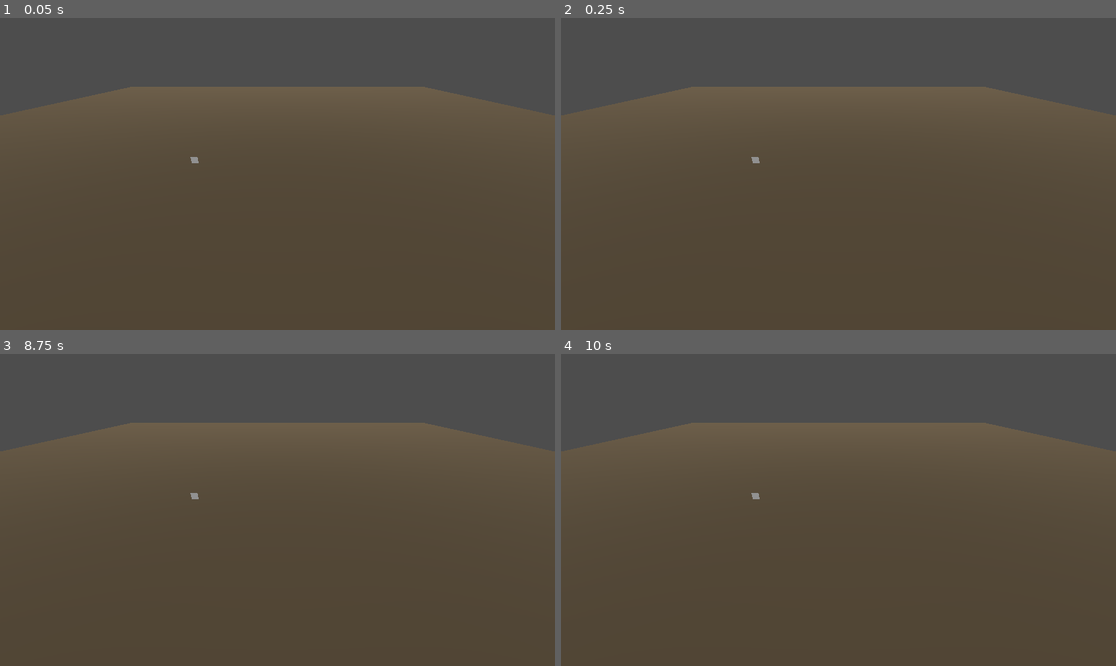
Above: before the commit, frames 1-4 (two rows, left to right).
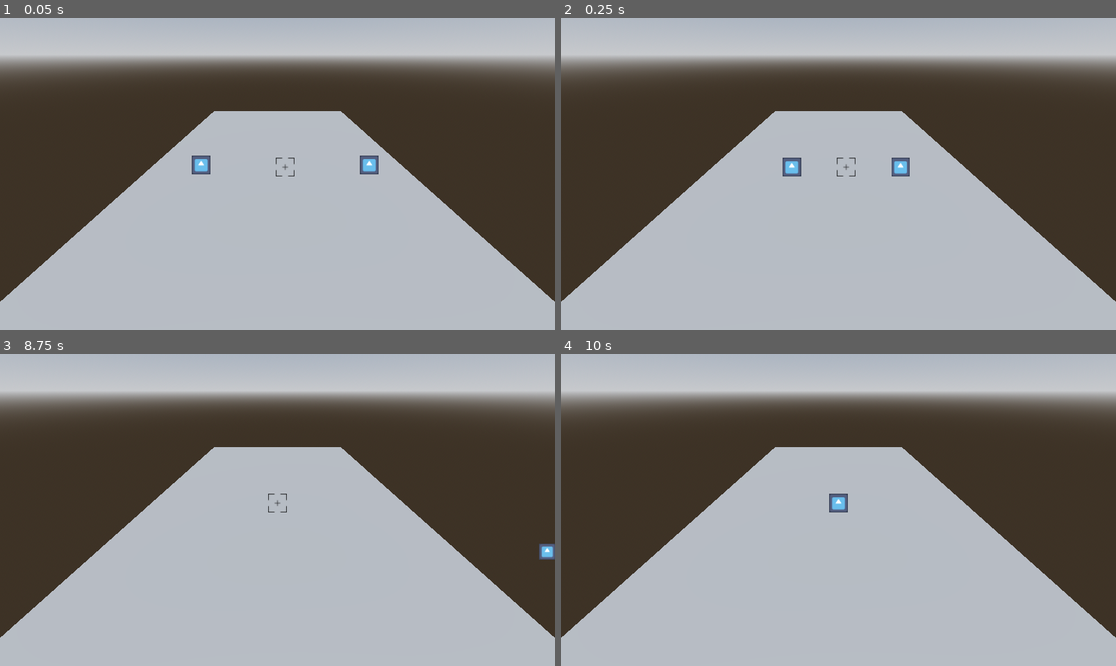
Above: after the commit, the same moments.

Repository: MaxiCabanas/Ludum55
Game: Godot game, scene res://Scenes/level.tscn
The game is run twice, just before and just after one commit, with the same random seed, the same clock (stepped at 60 frames per second) and the same inputs. The engine's default icon, where the game draws it, is replaced by a stand-in: a white triangle on a blue panel in a dark square.
Inputs:
- Up to frame 1 (0.05 s): no input
- Up to frame 2 (0.25 s): no input
- Up to frame 3 (8.75 s): tap Enter (ui_accept) at 0.5, 0.77, 0.8, 1.07, 1.35, 1.52, 1.82, 2, 2.3, 3.02, 3.32, 3.5, 3.6, 3.77, 4.07, 4.52, 4.82, 5.3, 5.75, 5.85, 6.02, 6.32, 6.77, 6.8, 7.07, 7.25, 7.52, 7.82, 8.1 s; hold D (Right, bound only after the commit) 0.53-1.28 s; tap Space (SpawnMinion, bound only after the commit) at 0.6, 1.55, 2.1, 2.85, 4.35, 5.1, 6.05, 6.6, 7.35 s; hold S (Down, bound only after the commit) 1.28-2.03 s; hold D (Right, bound only after the commit) 2.03-2.78 s; hold W (Up, bound only after the commit) 2.78-3.53 s; hold A (Left, bound only after the commit) 3.53-5.03 s; hold S (Down, bound only after the commit) 5.03-5.78 s; hold D (Right, bound only after the commit) 5.78-6.53 s; hold W (Up, bound only after the commit) 6.53-7.28 s; hold D (Right, bound only after the commit) 7.28-8.03 s; hold S (Down, bound only after the commit) from 8.03 s (still down)
- Up to frame 4 (10 s): release S (Down, bound only after the commit) at 8.78 s; hold A (Left, bound only after the commit) 8.78-9.53 s; tap Space (SpawnMinion, bound only after the commit) at 8.85, 9.6 s; tap Enter (ui_accept) at 9.02, 9.32, 9.77, 9.8 s; hold W (Up, bound only after the commit) from 9.53 s (still down)

The runs differ from the first frame. In frame 1, 89% of the frame differs, in the area x 0-100%, y 0-100%; in frame 2, 89%; in frame 3, 89%; in frame 4, 89%.

Commit message:
Minions controlls

Diff:
--- a/Materials/crowd_center_material.tres
+++ b/Materials/crowd_center_material.tres
@@ -1,7 +1,8 @@
 [gd_resource type="StandardMaterial3D" load_steps=2 format=3 uid="uid://ddq5yklkj7o3j"]
 
-[ext_resource type="Texture2D" uid="uid://17qkuna2bldi" path="res://icon.svg" id="1_njvs2"]
+[ext_resource type="Texture2D" uid="uid://d05047efxh4i6" path="res://Sprites/focus.png" id="1_uvu1m"]
 
 [resource]
-albedo_texture = ExtResource("1_njvs2")
+transparency = 1
+albedo_texture = ExtResource("1_uvu1m")
 billboard_mode = 1
--- /dev/null
+++ b/Materials/minion_material.tres
@@ -0,0 +1,7 @@
+[gd_resource type="StandardMaterial3D" load_steps=2 format=3 uid="uid://dbewjgmvev0a0"]
+
+[ext_resource type="Texture2D" uid="uid://17qkuna2bldi" path="res://icon.svg" id="1_5eoot"]
+
+[resource]
+albedo_texture = ExtResource("1_5eoot")
+billboard_mode = 1
--- a/Scenes/crowd_center.tscn
+++ b/Scenes/CrowdController.tscn
@@ -6,7 +6,7 @@
 [sub_resource type="QuadMesh" id="QuadMesh_av4y7"]
 material = ExtResource("2_t0gnn")
 
-[node name="CrowdCenter" type="Node3D"]
+[node name="CrowdController" type="Node3D"]
 script = ExtResource("1_ib6h1")
 
 [node name="MeshInstance3D" type="MeshInstance3D" parent="."]
--- a/Scenes/level.tscn
+++ b/Scenes/level.tscn
@@ -1,22 +1,45 @@
-[gd_scene load_steps=4 format=3 uid="uid://dt0htboyk2mry"]
+[gd_scene load_steps=7 format=3 uid="uid://dt0htboyk2mry"]
 
-[ext_resource type="Material" uid="uid://bm4w1q4egtkuo" path="res://Materials/standard_surface.tres" id="1_nekg7"]
 [ext_resource type="PackedScene" uid="uid://bsqsnxslew14h" path="res://Scenes/minion.tscn" id="2_wd5sk"]
-[ext_resource type="PackedScene" uid="uid://vjtydyy10ey1" path="res://Scenes/crowd_center.tscn" id="3_fwq0a"]
+
+[sub_resource type="ProceduralSkyMaterial" id="ProceduralSkyMaterial_hc3uc"]
+sky_horizon_color = Color(0.64625, 0.65575, 0.67075, 1)
+ground_horizon_color = Color(0.64625, 0.65575, 0.67075, 1)
+
+[sub_resource type="Sky" id="Sky_8c255"]
+sky_material = SubResource("ProceduralSkyMaterial_hc3uc")
+
+[sub_resource type="Environment" id="Environment_td0q4"]
+background_mode = 2
+sky = SubResource("Sky_8c255")
+tonemap_mode = 2
+
+[sub_resource type="BoxMesh" id="BoxMesh_fcoti"]
+
+[sub_resource type="BoxShape3D" id="BoxShape3D_3pnxs"]
 
 [node name="Node3D" type="Node3D"]
 
-[node name="Floor" type="CSGBox3D" parent="."]
-transform = Transform3D(150, 0, 0, 0, 1, 0, 0, 0, 150, 0, 0, 0)
-material = ExtResource("1_nekg7")
+[node name="WorldEnvironment" type="WorldEnvironment" parent="."]
+environment = SubResource("Environment_td0q4")
 
 [node name="Camera3D" type="Camera3D" parent="."]
-transform = Transform3D(1, 0, 0, 0, 0.862664, 0.505778, 0, -0.505778, 0.862664, 0, 14.6756, 38.2274)
+transform = Transform3D(-1, 4.42389e-08, -7.54034e-08, 0, 0.862514, 0.506034, 8.74228e-08, 0.506034, -0.862514, 0, 6.261, -9.705)
 
 [node name="DirectionalLight3D" type="DirectionalLight3D" parent="."]
-transform = Transform3D(1, 0, 0, 0, 0.951197, 0.308585, 0, -0.308585, 0.951197, 0, 16.2842, 32.2228)
+transform = Transform3D(1, 0, 0, 0, -0.642788, 0.766045, 0, -0.766045, -0.642788, 0, 16.2842, 32.2228)
 
-[node name="Minion" parent="." instance=ExtResource("2_wd5sk")]
-transform = Transform3D(1, 0, 0, 0, 1, 0, 0, 0, 1, -11.903, 1.6837, 12.0467)
+[node name="CharacterBody3D" parent="." instance=ExtResource("2_wd5sk")]
+transform = Transform3D(1, 0, 0, 0, 1, 0, 0, 0, 1, 4.20098, 1.15091, 0)
 
-[node name="CrowdCenter" parent="." instance=ExtResource("3_fwq0a")]
+[node name="CharacterBody3D2" parent="." instance=ExtResource("2_wd5sk")]
+transform = Transform3D(1, 0, 0, 0, 1, 0, 0, 0, 1, -5.03561, 1.15091, 0)
+
+[node name="MeshInstance3D" type="MeshInstance3D" parent="."]
+transform = Transform3D(15, 0, 0, 0, 1, 0, 0, 0, 30, 0, 0, 0)
+mesh = SubResource("BoxMesh_fcoti")
+
+[node name="StaticBody3D" type="StaticBody3D" parent="MeshInstance3D"]
+
+[node name="CollisionShape3D" type="CollisionShape3D" parent="MeshInstance3D/StaticBody3D"]
+shape = SubResource("BoxShape3D_3pnxs")
--- a/Scenes/minion.tscn
+++ b/Scenes/minion.tscn
@@ -1,14 +1,37 @@
-[gd_scene load_steps=3 format=3 uid="uid://bsqsnxslew14h"]
+[gd_scene load_steps=6 format=3 uid="uid://bsqsnxslew14h"]
+
+[ext_resource type="Script" path="res://Scripts/minion.gd" id="1_ylbgo"]
+[ext_resource type="Material" uid="uid://dbewjgmvev0a0" path="res://Materials/minion_material.tres" id="2_dxqb0"]
 
 [sub_resource type="BoxShape3D" id="BoxShape3D_vr33b"]
+size = Vector3(1, 2.17126, 1)
 
 [sub_resource type="QuadMesh" id="QuadMesh_vojw5"]
+material = ExtResource("2_dxqb0")
 
-[node name="CharacterBody3D" type="CharacterBody3D"]
+[sub_resource type="SphereShape3D" id="SphereShape3D_qrffu"]
+radius = 2.0
+
+[node name="CharacterBody3D" type="CharacterBody3D" groups=["minion"]]
 transform = Transform3D(1, 0, 0, 0, 1, 0, 0, 0, 1, 0, 1.15091, 0)
+collision_layer = 2
+collision_mask = 3
+script = ExtResource("1_ylbgo")
+speed = 50.0
 
 [node name="CollisionShape3D" type="CollisionShape3D" parent="."]
+transform = Transform3D(0.3, 0, 0, 0, 0.3, 0, 0, 0, 0.3, 0, -0.17569, 0)
 shape = SubResource("BoxShape3D_vr33b")
 
 [node name="MeshInstance3D" type="MeshInstance3D" parent="."]
 mesh = SubResource("QuadMesh_vojw5")
+
+[node name="DetectionArea" type="Area3D" parent="."]
+collision_layer = 4
+collision_mask = 2
+
+[node name="CollisionShape3D" type="CollisionShape3D" parent="DetectionArea"]
+shape = SubResource("SphereShape3D_qrffu")
+
+[connection signal="body_entered" from="DetectionArea" to="." method="_on_detection_area_body_entered"]
+[connection signal="body_exited" from="DetectionArea" to="." method="_on_detection_area_body_exited"]
--- a/Scripts/CrowdCenter.gd
+++ b/Scripts/CrowdCenter.gd
@@ -1,11 +1,25 @@
+class_name CrowdController
 extends Node3D
 
+@export var speed = 10000.0;
+@onready var minion_manager = get_node("/root/MinionsManager")
 
 # Called when the node enters the scene tree for the first time.
 func _ready():
-	pass # Replace with function body.
+	position.y = 1.0
 
+func _process_input_2d(delta):
+	var crowd_position = minion_manager.get_crowd_position()
+	var movement_dir = int(Input.is_action_pressed("Left")) - int(Input.is_action_pressed("Right"))
+	position.x = crowd_position.x + movement_dir * speed * delta
+
+func _process_input_3d(delta):
+	var crowd_position = minion_manager.get_crowd_position()
+	var x = int(Input.is_action_pressed("Left")) - int(Input.is_action_pressed("Right"))
+	var z = int(Input.is_action_pressed("Up")) - int(Input.is_action_pressed("Down"))
+	var movement_dir = Vector3(x, 0.0, z)
+	position = crowd_position + movement_dir * speed * delta
 
 # Called every frame. 'delta' is the elapsed time since the previous frame.
 func _process(delta):
-	pass
+	_process_input_2d(delta)
--- /dev/null
+++ b/Scripts/MinionsManager.gd
@@ -0,0 +1,26 @@
+extends Node
+
+var minions_alive = []
+
+func _ready():
+	minions_alive.append_array(get_tree().get_nodes_in_group("minion"))
+
+func _process(delta):
+	if Input.is_action_just_pressed("SpawnMinion"):
+		var minion_instance = preload("res://Scenes/minion.tscn").instantiate()
+		minion_instance.position = Vector3(0,1,0)
+		minion_instance.set_name("scene")
+		add_child(minion_instance)
+		minions_alive.append(minion_instance)
+
+func get_crowd_position():
+	var crowd_position = Vector3.ZERO
+	for minion in minions_alive:
+		crowd_position += minion.position
+	return crowd_position / max(1, minions_alive.size())
+
+func set_minion_as_active(minion, is_active):
+	if is_active && !minions_alive.has(minion):
+		minions_alive.append(minion)
+	elif !is_active && minions_alive.has(minion):
+		minions_alive.erase(minion)
--- /dev/null
+++ b/Scripts/minion.gd
@@ -0,0 +1,49 @@
+class_name Minion
+extends CharacterBody3D
+
+@export var speed = 5.0
+@export var separation = 5.0
+#@export var jump_velocity = 4.5
+
+@onready var minion_manager = get_node("/root/MinionsManager")
+@onready var is_active = false
+
+# Get the gravity from the project settings to be synced with RigidBody nodes.
+var gravity = ProjectSettings.get_setting("physics/3d/default_gravity")
+var local_minions = []
+
+func _physics_process(delta):
+	# Handle jump.
+	#if Input.is_action_just_pressed("ui_accept") and is_on_floor():
+	#	velocity.y = JUMP_VELOCITY
+	set_active(is_on_floor())
+
+	var direction = get_node("/root/CrowdCenter").global_position - global_position
+
+	if direction.length() >= 0.5:
+		velocity.x += direction.normalized().x * speed * delta
+		velocity.z += direction.normalized().z * speed * delta
+	else:
+		velocity.x = 0.0
+		velocity.z = 0.0
+
+	if not is_on_floor():
+		velocity.y -= gravity * delta
+
+	move_and_slide()
+
+func _on_detection_area_body_entered(body):
+	if body == self:
+		return
+
+	if body.is_in_group("minion"):
+		local_minions.push_back(body)
+
+func _on_detection_area_body_exited(body):
+	if body.is_in_group("minion"):
+		local_minions.erase(body)
+
+func set_active(new_state):
+	if is_active != new_state:
+		is_active = new_state
+		minion_manager.set_minion_as_active(self, is_active)
--- a/project.godot
+++ b/project.godot
@@ -15,6 +15,48 @@
 config/features=PackedStringArray("4.2", "GL Compatibility")
 config/icon="res://icon.svg"
 
+[autoload]
+
+CrowdCenter="*res://Scenes/CrowdController.tscn"
+MinionsManager="*res://Scripts/MinionsManager.gd"
+
+[input]
+
+Left={
+"deadzone": 0.5,
+"events": [Object(InputEventKey,"resource_local_to_scene":false,"resource_name":"","device":0,"window_id":0,"alt_pressed":false,"shift_pressed":false,"ctrl_pressed":false,"meta_pressed":false,"pressed":false,"keycode":0,"physical_keycode":65,"key_label":0,"unicode":0,"echo":false,"script":null)
+, Object(InputEventKey,"resource_local_to_scene":false,"resource_name":"","device":0,"window_id":0,"alt_pressed":false,"shift_pressed":false,"ctrl_pressed":false,"meta_pressed":false,"pressed":false,"keycode":0,"physical_keycode":4194319,"key_label":0,"unicode":0,"echo":false,"script":null)
+]
+}
+Right={
+"deadzone": 0.5,
+"events": [Object(InputEventKey,"resource_local_to_scene":false,"resource_name":"","device":0,"window_id":0,"alt_pressed":false,"shift_pressed":false,"ctrl_pressed":false,"meta_pressed":false,"pressed":false,"keycode":0,"physical_keycode":68,"key_label":0,"unicode":0,"echo":false,"script":null)
+, Object(InputEventKey,"resource_local_to_scene":false,"resource_name":"","device":-1,"window_id":0,"alt_pressed":false,"shift_pressed":false,"ctrl_pressed":false,"meta_pressed":false,"pressed":false,"keycode":0,"physical_keycode":4194321,"key_label":0,"unicode":0,"echo":false,"script":null)
+]
+}
+Up={
+"deadzone": 0.5,
+"events": [Object(InputEventKey,"resource_local_to_scene":false,"resource_name":"","device":-1,"window_id":0,"alt_pressed":false,"shift_pressed":false,"ctrl_pressed":false,"meta_pressed":false,"pressed":false,"keycode":0,"physical_keycode":87,"key_label":0,"unicode":119,"echo":false,"script":null)
+, Object(InputEventKey,"resource_local_to_scene":false,"resource_name":"","device":-1,"window_id":0,"alt_pressed":false,"shift_pressed":false,"ctrl_pressed":false,"meta_pressed":false,"pressed":false,"keycode":0,"physical_keycode":4194320,"key_label":0,"unicode":0,"echo":false,"script":null)
+]
+}
+Down={
+"deadzone": 0.5,
+"events": [Object(InputEventKey,"resource_local_to_scene":false,"resource_name":"","device":-1,"window_id":0,"alt_pressed":false,"shift_pressed":false,"ctrl_pressed":false,"meta_pressed":false,"pressed":false,"keycode":0,"physical_keycode":83,"key_label":0,"unicode":115,"echo":false,"script":null)
+, Object(InputEventKey,"resource_local_to_scene":false,"resource_name":"","device":-1,"window_id":0,"alt_pressed":false,"shift_pressed":false,"ctrl_pressed":false,"meta_pressed":false,"pressed":false,"keycode":0,"physical_keycode":4194322,"key_label":0,"unicode":0,"echo":false,"script":null)
+]
+}
+SpawnMinion={
+"deadzone": 0.5,
+"events": [Object(InputEventKey,"resource_local_to_scene":false,"resource_name":"","device":-1,"window_id":0,"alt_pressed":false,"shift_pressed":false,"ctrl_pressed":false,"meta_pressed":false,"pressed":false,"keycode":0,"physical_keycode":32,"key_label":0,"unicode":32,"echo":false,"script":null)
+]
+}
+
+[layer_names]
+
+3d_physics/layer_1="Floor"
+3d_physics/layer_2="Minions"
+
 [rendering]
 
 renderer/rendering_method="gl_compatibility"
Binary file added: Sprites/focus.png
Not shown, added: Sprites/focus.png.import
